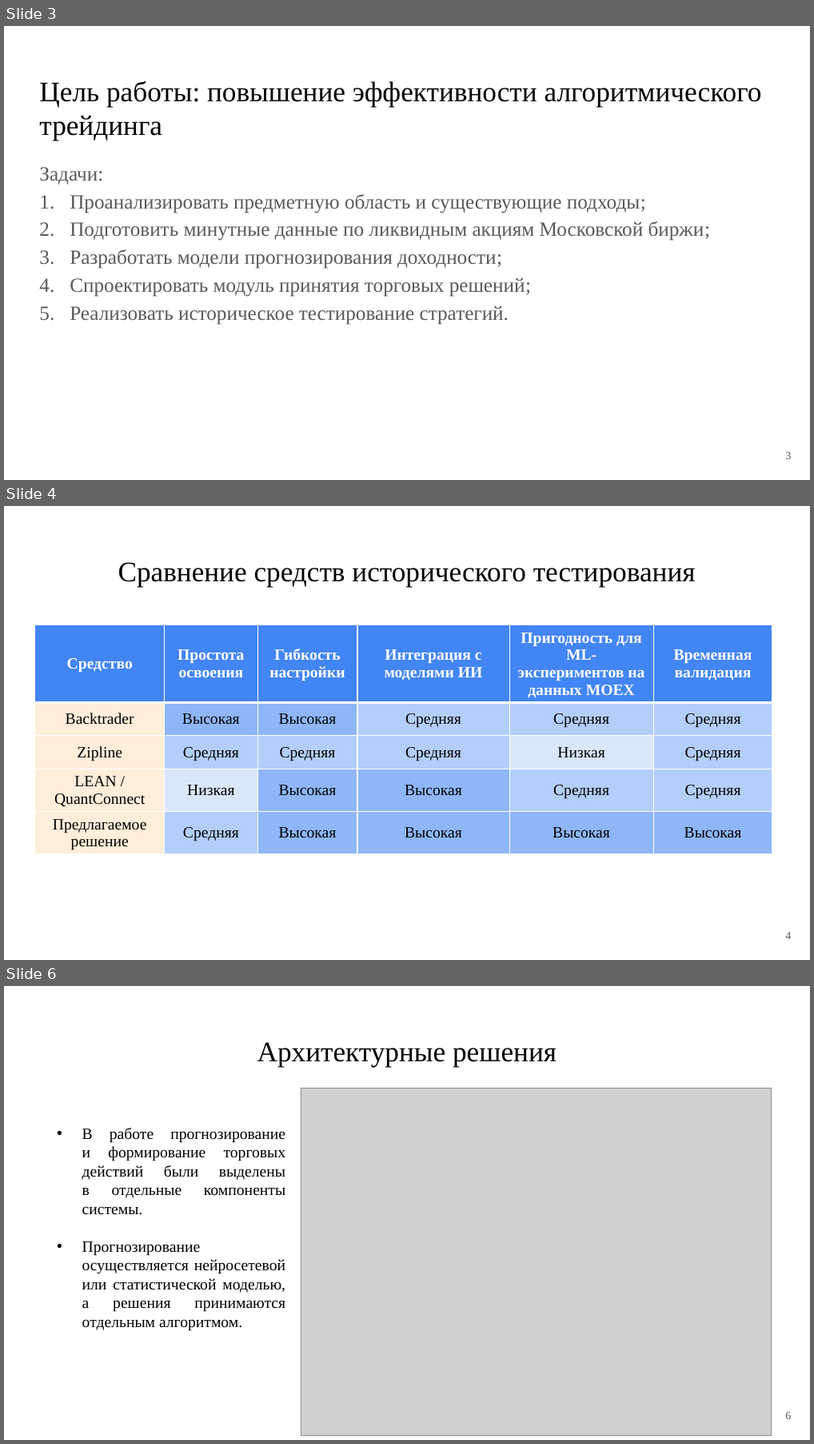
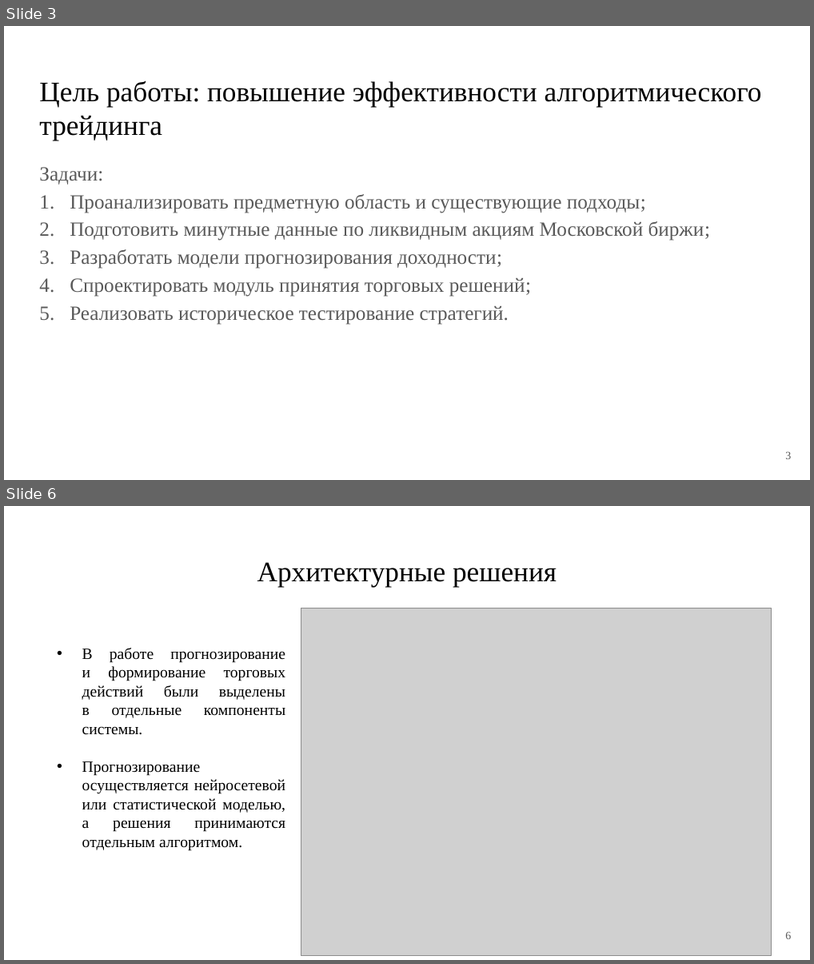
Before and after one commit to PetrovKirill00/BKP, a slide deck: Презентация.pptx. Shown one above the other, each under a label of ours: slides 3, 4 and 6 before the commit, slides 3 and 6 after it; the slides between them are not shown. The pictures are 814x1444 and 814x964 pixels, drawn with LibreOffice and Linux fonts; fonts in the diff are those of the drawing; grey boxes stand for pictures. Boxes give left, top, right and bottom in pixels: in the first picture for what was removed or moved away, otherwise in the second. Text is boxed around its words. In the diff, an @@ line names an element or a change of style, - is before the commit and + after.

```diff
--- a/Презентация.pptx
+++ b/Презентация.pptx
@@ slide 4 removed at (4, 506, 810, 960), background #FFFFFF @@
@@ title removed at (118, 562, 696, 587) @@
-Сравнение средств исторического тестирования
@@ table removed at (35, 624, 775, 866), 5 rows, 6 columns @@
-Средство | Простота освоения | Гибкость настройки | Интеграция с моделями ИИ | Пригодность для ML-экспериментов на данных MOEX | Временная валидация
-Backtrader | Высокая | Высокая | Средняя | Средняя | Средняя
-Zipline | Средняя | Средняя | Средняя | Низкая | Средняя
-LEAN / QuantConnect | Низкая | Высокая | Высокая | Средняя | Средняя
-Предлагаемое решение | Средняя | Высокая | Высокая | Высокая | Высокая
@@ page number removed at (786, 932, 791, 939) @@
-4
```
Also in this commit, not shown: 3 slides changed, 1 slide added, 12 other files.
